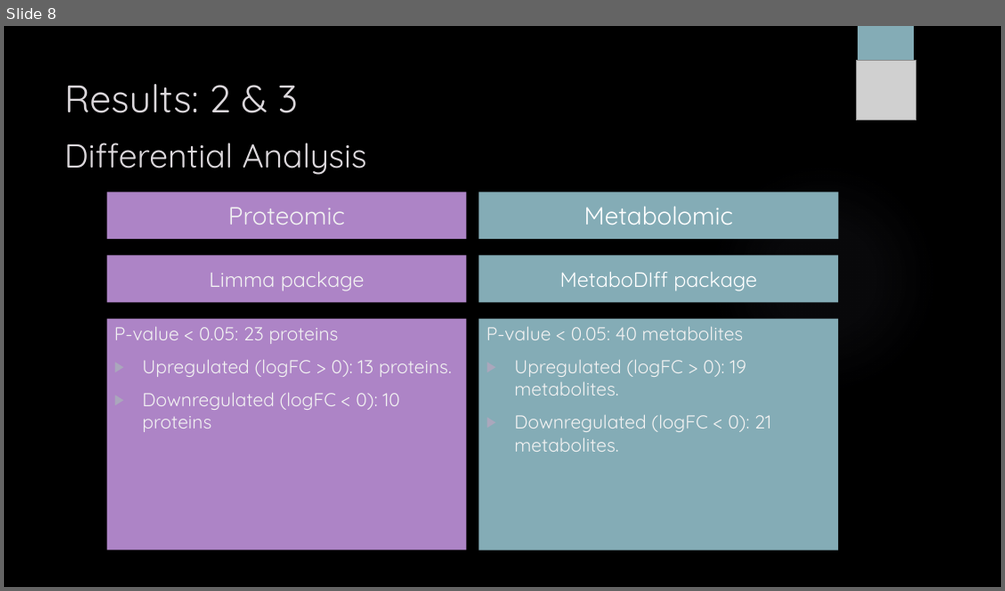
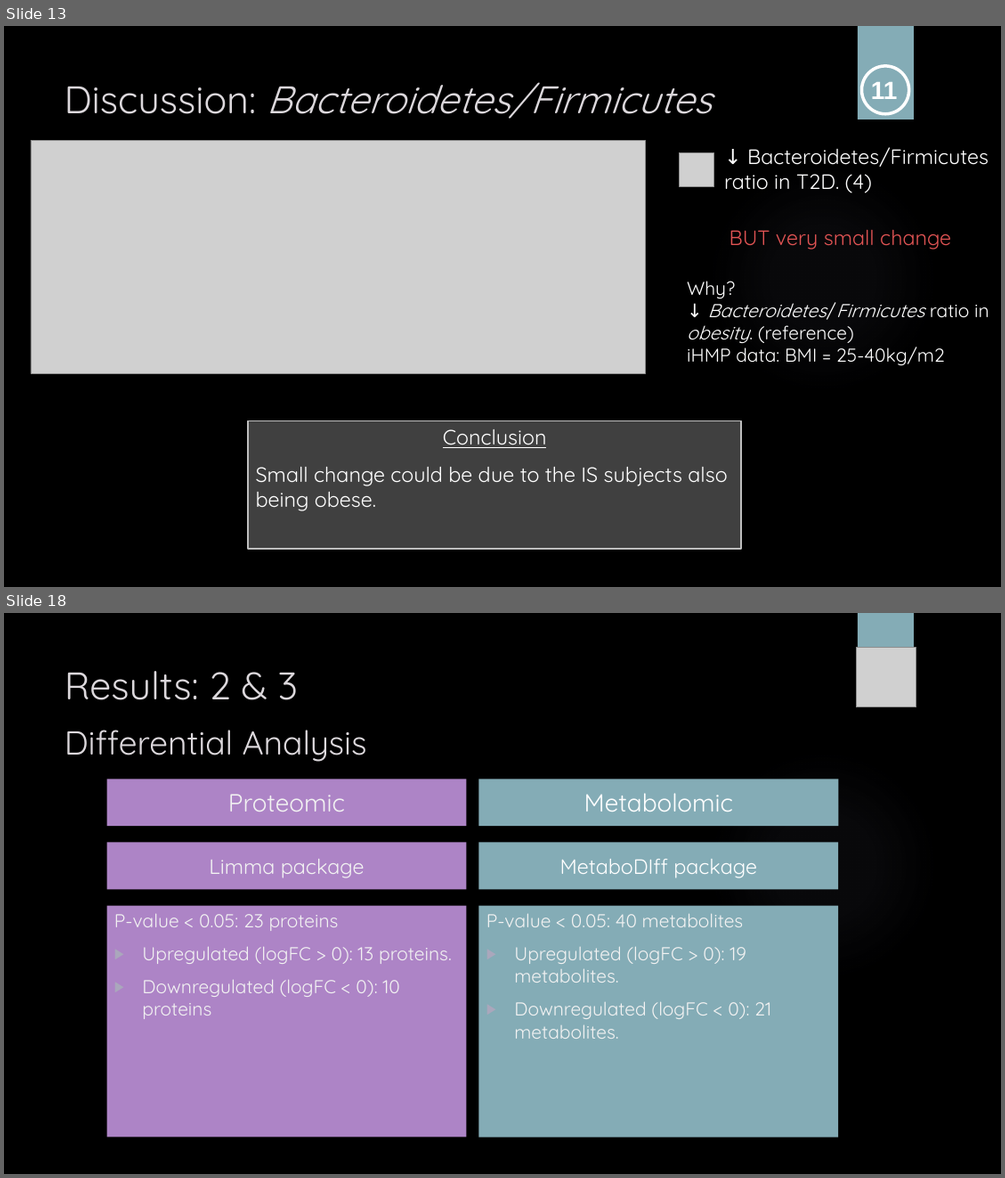
Before and after one commit to sabdeolive/Sabrina_BMS_Bachelor-Internship, a slide deck: Final Presentation.pptx. Shown one above the other, each under a label of ours: slide 8 before the commit, slides 13 and 18 after it; the slides between them are not shown. The pictures are 1005x591 and 1005x1178 pixels, drawn with LibreOffice and Linux fonts; fonts in the diff are those of the drawing; grey boxes stand for pictures; background and template pictures are left out. Boxes give left, top, right and bottom in pixels: in the first picture for what was removed or moved away, otherwise in the second. Text is boxed around its words. In the diff, an @@ line names an element or a change of style, - is before the commit and + after.

```diff
--- a/Final Presentation.pptx
+++ b/Final Presentation.pptx
@@ slide 13 added at bbox=[4, 26, 1001, 587], background picture (left out); not listed: 2 template elements that a slide beside it also shows @@
@@ ellipse added at bbox=[862, 66, 909, 113], outline #FFFFFF 3 pt @@
@@ text added at bbox=[65, 82, 712, 119], 37 pt, text #DCD8DC, italic @@
+Discussion: Bacteroidetes/Firmicutes
@@ text added at bbox=[871, 82, 898, 99], 24 pt, text #FFFFFF, bold @@
+11
@@ picture added at bbox=[31, 141, 646, 374] @@
@@ picture added at bbox=[680, 152, 713, 187] @@
@@ text added at bbox=[724, 147, 988, 193], 20 pt, text #FFFFFF @@
+↓ Bacteroidetes/Firmicutes
+ratio in T2D. (4)
@@ text added at bbox=[729, 230, 951, 249], 20 pt, text #E25454 @@
+BUT very small change
@@ text added at bbox=[687, 281, 989, 365], 18 pt, text #FFFFFF @@
+Why?
+↓ Bacteroidetes/Firmicutes ratio in obesity. (reference)
+iHMP data: BMI = 25-40kg/m2
@@ rectangle added at bbox=[249, 421, 741, 548], fill #FFFFFF at 25% opacity, outline #BFBFBF 1.5 pt @@
@@ text added at bbox=[256, 429, 727, 511], 20 pt, text #FFFFFF @@
+Conclusion
+Small change could be due to the IS subjects also being obese.
@@ what was slide 8 is now slide 18 @@
```
Also in this commit, not shown: 1 slide changed, 14 other slides added.
